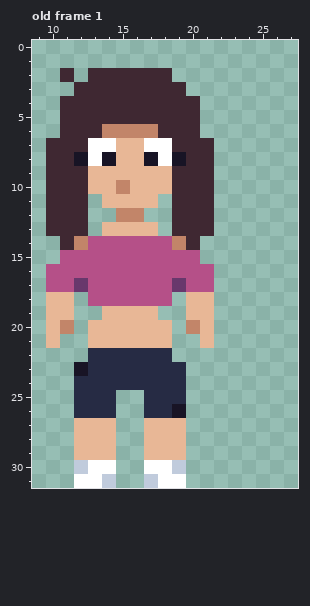
Two states of a pixel-art file, Aseprite_Projects/Female_NPC_1.aseprite. Above: the version before the commit.
32x32 pixels, 1 frame. Shown: old frame 1: x 9..27, y 0..31. The commit also changed other frames, which this record leaves out.
Now the later version:
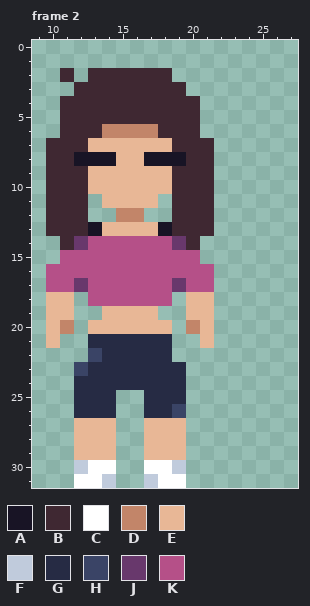
Palette (. is transparent): A #181425  B #3f2832  C #ffffff  D #c28569  E #e8b796  F #c0cbdc  G #262b44  H #3a4466  J #68386c  K #b55088
A new or re-ordered frame is compared with the old frame closest to it.
Message: Made animations for a female NPC
The exact change:
{"change": "frames 1 -> 9"}
{"change": "layer \"Layer 2\" now hidden"}
{"where": "frame 2 is new; against old frame 1"}
{"frame":2,"y":7,"x":13,"old":"CC","new":"EE"}
{"frame":2,"y":7,"x":17,"old":"CC","new":"EE"}
{"frame":2,"y":8,"x":13,"old":"C","new":"A"}
{"frame":2,"y":8,"x":18,"old":"C","new":"A"}
{"frame":2,"y":10,"x":15,"old":"D","new":"E"}
{"frame":2,"y":13,"x":13,"old":".","new":"A"}
{"frame":2,"y":13,"x":18,"old":".","new":"A"}
{"frame":2,"y":14,"x":12,"old":"D","new":"J"}
{"frame":2,"y":14,"x":19,"old":"D","new":"J"}
{"frame":2,"y":21,"x":13,"old":"EEEEEE","new":"GGGGGG"}
{"frame":2,"y":22,"x":13,"old":"G","new":"H"}
{"frame":2,"y":23,"x":12,"old":"A","new":"H"}
{"frame":2,"y":26,"x":19,"old":"A","new":"H"}
{"label":"changed","picture_box":[74,138,186,250]}
{"label":"changed","picture_box":[74,334,186,418]}
